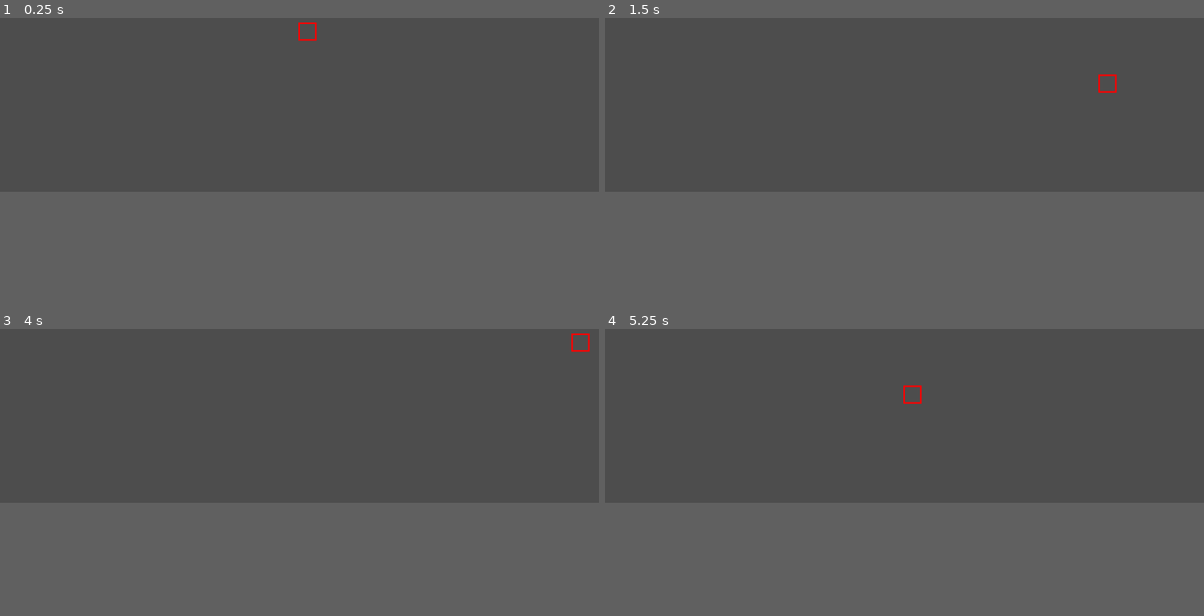
Above: before the commit, frames 1-4 (two rows, left to right).
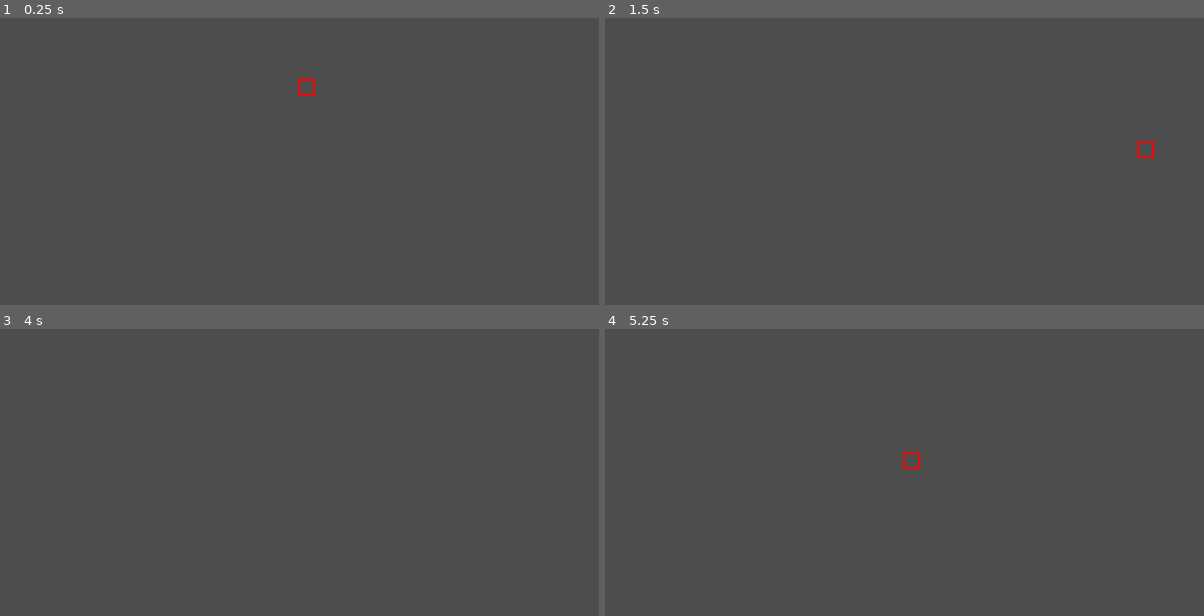
Above: after the commit, the same moments.

Repository: BVPlaten/MyWorm
Game: Godot game, scene res://arena.tscn
Two runs of this game, one before a commit and one after it. Both use one fixed random seed, a clock stepped at 60 frames per second and the inputs below.
Inputs:
- Up to frame 1 (0.25 s): no input
- Up to frame 2 (1.5 s): tap Enter at 0.5 s; hold Right (ui_right) 0.53-1.28 s; hold Down (ui_down) from 1.28 s (still down)
- Up to frame 3 (4 s): tap Space at 2, 3.5 s; release Down (ui_down) at 2.03 s; hold Right (ui_right) 2.03-2.78 s; tap Enter at 2.75 s; hold Up (ui_up) 2.78-3.53 s; hold Left (ui_left) from 3.53 s (still down)
- Up to frame 4 (5.25 s): release Left (ui_left) at 5.03 s; hold Down (ui_down) from 5.03 s (still down)
In our replay, the window is 799x449 before the commit and 799x600 after it. These sizes can differ from the game's own. Grey fills any space a smaller window leaves; there, only what the larger window draws over its background counts as a difference.

The runs differ from the first frame. In frame 1, 0.2% of the frame differs, in the area x 49-53%, y 1-28%; in frame 2, 0.2%, in the area x 82-92%, y 19-49%; in frame 3, less than 0.1%; in frame 4, 0.2%.

Commit message:
added always crawling

Diff:
--- a/myworm/arena.gd
+++ b/myworm/arena.gd
@@ -2,48 +2,53 @@
 
 var movespeed = 500.0 # Geschwindigkeit der Bewegung in Pixel pro Sekunde
 var player: Sprite2D
+enum dirctn {  ZERO, NORDEN,  SUEDEN,  OSTEN,  WESTEN }
+var current_drctn = dirctn.ZERO
 
 func _ready():
-	# Pfad zur Szene-Datei deines Sprites
-	var szene_pfad = "res://worm_part.tscn" # Ersetze dies durch den tatsächlichen Pfad, falls er anders ist
-
 	# Szene laden
-	var geladene_szene = ResourceLoader.load(szene_pfad)
+	var pfad = "res://worm_part.tscn"
+	var geladene_szene = ResourceLoader.load(pfad)
 
 	# Überprüfen, ob die Szene erfolgreich geladen wurde
 	if geladene_szene:
-		# Eine Instanz der geladenen Szene erstellen
-		player = geladene_szene.instantiate() as Sprite2D
+		player = geladene_szene.instantiate() as Sprite2D  # Eine Instanz der geladenen Szene erstellen
 
 		# Überprüfen, ob die Instanz erfolgreich erstellt wurde und vom Typ Sprite2D ist
 		if player:
-			# Der Instanz einen Namen geben (optional)
-			player.name = "MeinBeweglichesSprite"
-
+			player.name = "WormPart"
 			add_child(player)
-
 			var screen_size = get_viewport().size
 			player.position = screen_size / 2
 		else:
 			printerr("Fehler: Die instanziierte Szene ist kein Sprite2D.")
 	else:
-		printerr("Fehler beim Laden der Szene: ", szene_pfad)
+		printerr("Fehler beim Laden der Szene: ", pfad)
 
 func _physics_process(delta):
 	if player:
+		# richtung der cursortasten zwischenspeichern
+		if Input.is_action_pressed("ui_left"):
+			current_drctn = dirctn.WESTEN
+		elif Input.is_action_pressed("ui_right"):
+			current_drctn = dirctn.OSTEN
+		elif Input.is_action_pressed("ui_up"):
+			current_drctn = dirctn.NORDEN
+		elif Input.is_action_pressed("ui_down"):
+			current_drctn = dirctn.SUEDEN
+
+		# derzeitige bewegung ausführen
 		var direction = Vector2.ZERO
+		if current_drctn == dirctn.WESTEN:
+			direction.x = -1
+		elif current_drctn == dirctn.OSTEN:
+			direction.x = 1
+		elif current_drctn == dirctn.NORDEN:
+			direction.y = -1
+		elif current_drctn == dirctn.SUEDEN:
+			direction.y = 1
+		elif current_drctn == dirctn.ZERO:
+			var screen_size = get_viewport().size
+			player.position = screen_size / 2
 
-		# Horizontale Bewegung prüfen
-		if Input.is_action_pressed("ui_left"):
-			direction.x = -1
-		elif Input.is_action_pressed("ui_right"):
-			direction.x = 1
-
-		# Wenn keine horizontale Bewegung, dann vertikale Bewegung prüfen
-		elif Input.is_action_pressed("ui_up"):
-			direction.y = -1
-		elif Input.is_action_pressed("ui_down"):
-			direction.y = 1
-
-		# Bewegung anwenden (keine Normalisierung mehr nötig, da nur eine Achse bewegt wird)
 		player.position += direction * movespeed * delta
--- a/myworm/project.godot
+++ b/myworm/project.godot
@@ -14,3 +14,9 @@
 run/main_scene="res://arena.tscn"
 config/features=PackedStringArray("4.4", "Forward Plus")
 config/icon="res://icon.svg"
+
+[display]
+
+window/size/viewport_width=960
+window/size/viewport_height=720
+window/size/resizable=false
--- /dev/null
+++ b/myworm/worm.gd
@@ -0,0 +1,4 @@
+extends Node
+
+# eine lioste mit den bestandteilen des wurms
+var array = []
--- /dev/null
+++ b/myworm/worm.tscn
@@ -0,0 +1,6 @@
+[gd_scene load_steps=2 format=3 uid="uid://s61oavj1e3ko"]
+
+[ext_resource type="Script" uid="uid://cp77sj7rfbbus" path="res://worm.gd" id="1_rdq8q"]
+
+[node name="Node" type="Node"]
+script = ExtResource("1_rdq8q")
--- a/myworm/worm_part.gd
+++ b/myworm/worm_part.gd
@@ -2,7 +2,7 @@
 
 func _draw():
 	var rect_position = Vector2(0, 0)
-	var rect_size = Vector2(32, 32)
+	var rect_size = Vector2(24, 24)
 	var rect = Rect2(rect_position, rect_size)
 	var red_color = Color(1, 0, 0) # RGB: 1.0 for red, 0.0 for green and blue
 	var border_thickness = 3.0 # Die gewünschte Dicke des Randes
Not shown, added: myworm/worm.gd.uid
Not shown, changed: myworm/.gitignore
